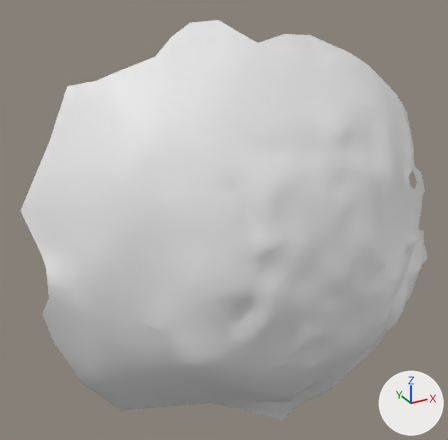
Before and after pictures for a commit that changed the OBJ model res/final/onecam_fullvolume/07/cleanedup/FullVolium.000426.obj.
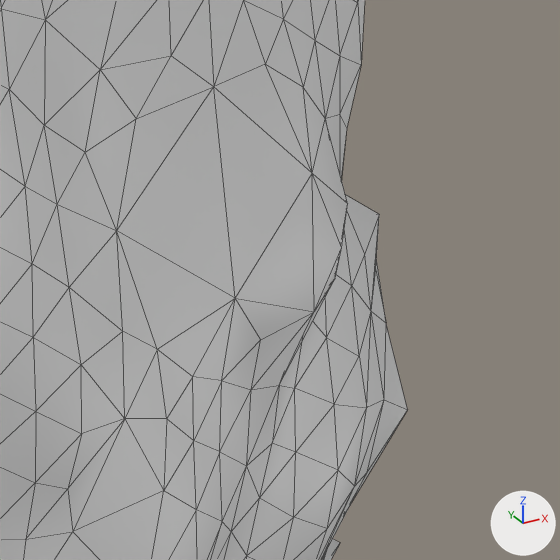
Each version is shown whole from a 50 mm camera at (278.0, -810.8, 685.8) aimed at (361.7, -658.7, 609.8), then close up on the part from 83% to 100% of the width and 46% to 63% of the height. The axes (+X, +Y, +Z) are drawn at lower right. The lights are the same throughout. The close-ups show mesh edges as thin lines. Where no turn or scale is listed for an object, it has been applied to the vertices.

Names of what the first close-up shows: 'FullVolium.000426'.
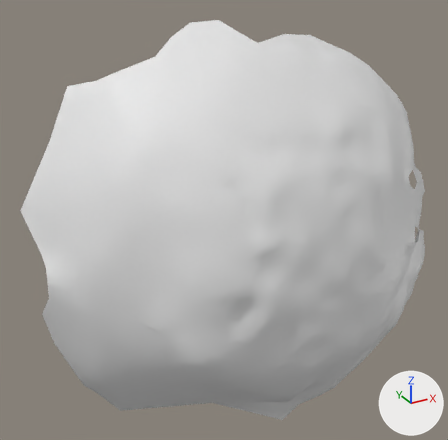
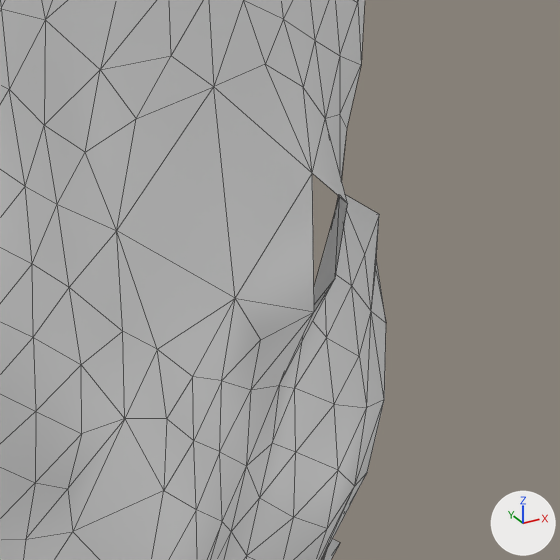
Changed parts and their boxes (x1, y1, x2, y2) in the close-ups (560 x 560 px):
'FullVolium.000426', reshaped: before (0, 0, 408, 560); after (0, 0, 386, 560)
part 1 of me_fullvolium_000426, deleted: before (312, 173, 408, 498)

The change in detail:
me_fullvolium_000426 has 871 vertices, 1686 faces and spans x 306.0..429.3, y -696.5..-636.3, z 534.9..666.8.
me_fullvolium_000426 is used by ob_fullvolium_000426; location (0.0, 0.0, 0.0).
Verts and faces of me_fullvolium_000426; kept vertices keep their numbers, new ones are numbered from 871.
Before the commit, vertices of me_fullvolium_000426: 59 (413.5, -688.2, 603.4) at pixel (335, 278), 303 (422.7, -683.1, 589.7) at pixel (367, 472), 304 (423.0, -683.3, 593.3) at pixel (384, 399), 370 (410.9, -689.7, 603.1) at pixel (314, 311), 379 (425.6, -682.3, 591.8) at pixel (407, 409).
Before the commit, vertices of me_fullvolium_000426: 380 (426.1, -680.0, 594.9) at pixel (386, 323), 488 (412.5, -689.2, 605.4) at pixel (341, 247), 507 (424.6, -679.9, 584.4), 527 (411.2, -688.4, 608.7) at pixel (312, 173), 528 (414.0, -687.9, 606.6) at pixel (347, 203).
Part 1, on me_fullvolium_000426:
Vertices deleted: 379, 488 (with the faces that use them).
